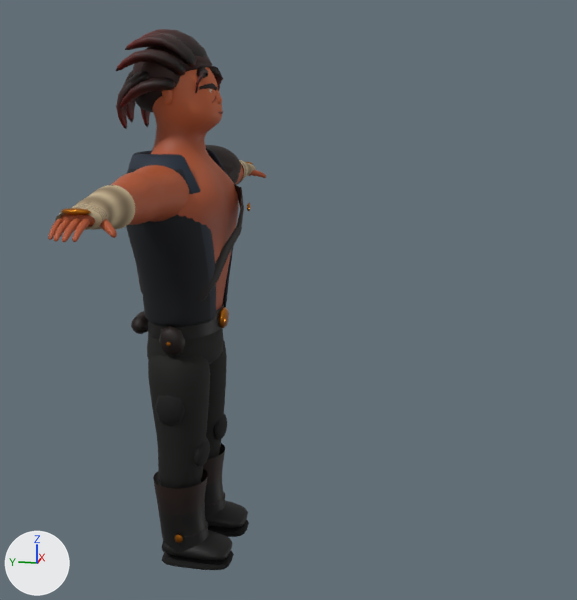
Before and after pictures for a commit that changed the Blender file assets-src/protagonist.blend.
One viewpoint serves both versions: a camera (50 mm lens) standing at (-2.73, -0.93, 1.7) and looking at (-0.01, -0.39, 1.02). Every picture has the same lights, and +X, +Y and +Z are marked at lower left. The picture after the commit comes second.

In view in the first picture: 'Armor_Boots_Starter', 'Armor_Chest_Starter', 'Armor_Legs_Starter', 'Body_Skin', 'Gear_Belt', 'Gear_Harness', 'Gear_Wraps', 'Hair_Stylized' and 1 more.
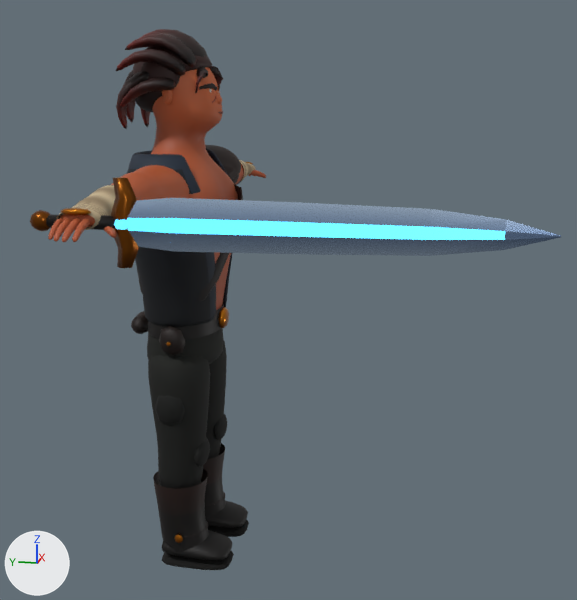
What the commit changed:
Picture 'Tex_BladeCore' (img_tex_bladecore) is new.
Picture 'Tex_SwordBlade' (img_tex_swordblade) is new.
Material 'Mat_BladeCore' (mat_mat_bladecore) is new.
Its texture is img_tex_bladecore.
Its metallic is 0.2.
Its roughness is 0.15.
Its emission color is (0.102, 0.644, 1.0) (cyan #5ad2ff).
Its emission strength is 1.6.
Material 'Mat_SwordBlade' (mat_mat_swordblade) is new.
Its texture is img_tex_swordblade.
Its metallic is 0.88.
Its roughness is 0.22.
Mesh me_weapon_dawnblade_mesh is new.
It has 164 vertices, 224 faces and spans x -0.855..-0.795, y -1.187..0.138, z 1.285..1.515.
Faces by material slot: [98, 14, 24, 88].
It uses material mat_mat_brass (picture img_tex_brass).
It uses material mat_mat_darkleather (picture img_tex_darkleather).
It uses material mat_mat_swordblade (picture img_tex_swordblade).
It uses material mat_mat_bladecore (picture img_tex_bladecore, glowing cyan #5ad2ff).
Object 'Weapon_Dawnblade' (ob_weapon_dawnblade) is new; it shows me_weapon_dawnblade_mesh.
Its location is (0.0, 0.0, 0.0).

Where the change shows, as pixel boxes (x1, y1, x2, y2) in the pictures (577 x 600 px):
'Weapon_Dawnblade', added
    after: (30, 177, 561, 268)
    faces in mat_mat_swordblade (picture img_tex_swordblade): (127, 198, 561, 256)
    faces in mat_mat_bladecore (picture img_tex_bladecore, glowing cyan #5ad2ff): (114, 218, 505, 240)
    faces in mat_mat_brass (picture img_tex_brass): (30, 177, 139, 268)
    faces in mat_mat_darkleather (picture img_tex_darkleather): (46, 215, 115, 230)
